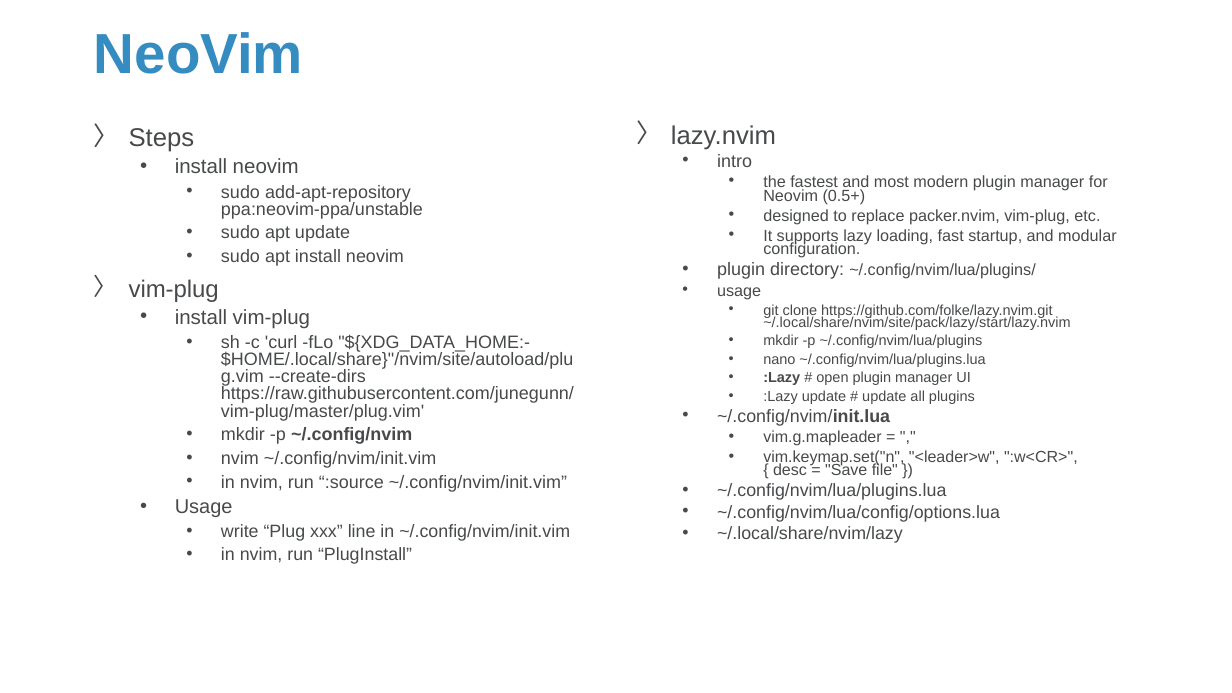
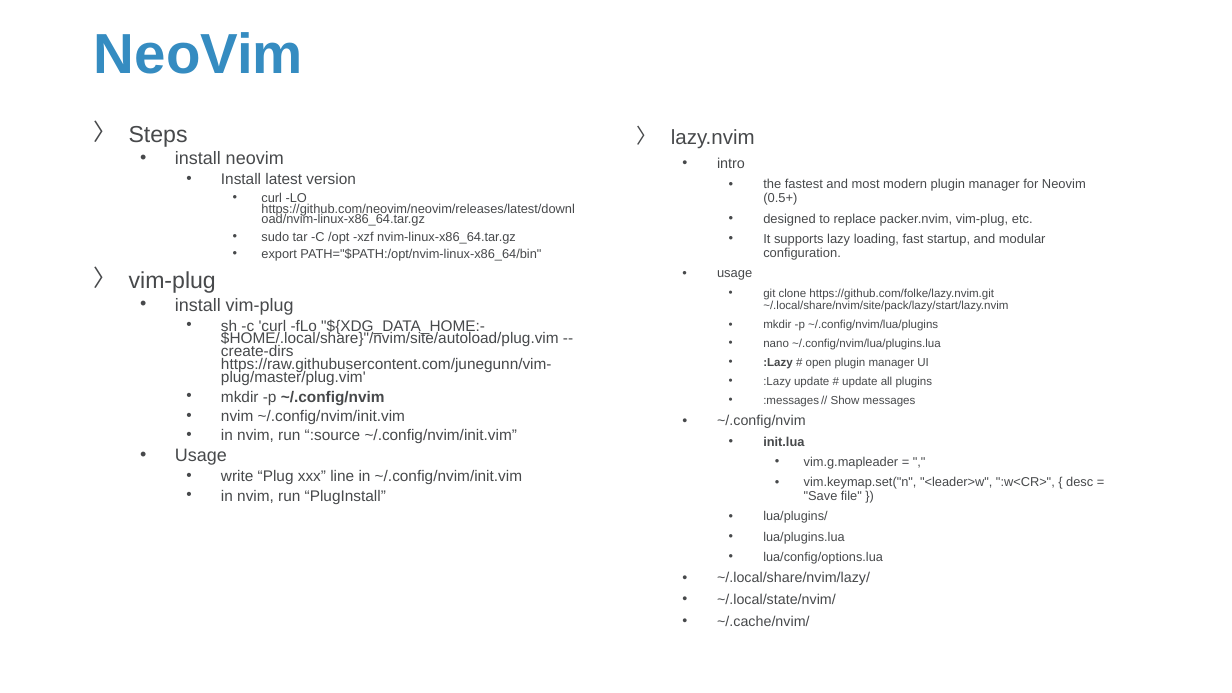
Before and after one commit to Sparks-Lu/TechNotes, a slide deck: slide 37 of Linux/Linux_Notes.pptx (slide 32 before the commit). Drawn at 1232x693 pixels with LibreOffice and Linux fonts; fonts in the diff are those of the drawing; background and template pictures are left out. Boxes give left, top, right and bottom in pixels: in the first picture for what was removed or moved away, otherwise in the second. Text is boxed around its words. In the diff, an @@ line names an element or a change of style, - is before the commit and + after.

```diff
--- a/Linux/Linux_Notes.pptx
+++ b/Linux/Linux_Notes.pptx
@@ text at [129,126,559,504]: size 20 to 18 pt in "Steps"; size 16 to 14 pt in "install neovim", "install vim-plug"; size 18.6 to 18 pt in "vim-plug"; size 14 to 12 pt in "sh -c 'curl -fLo "${XDG_DATA_HOME:-$HOME/.local/share}"/nvim ...", "mkdir -p ~/.config/nvim", "nvim ~/.config/nvim/init.vim", "in nvim, run “:source ~/.config/nvim/init.vim”"; size 15.6 to 14 pt in "Usage"; size 13.9 to 12 pt in "write “Plug xxx” line in ~/.config/nvim/init.vim", "in nvim, run “PlugInstall”"; line spacing 0.8 to 0.7 @@
@@ text at [671,129,1093,500]: size 20 to 16 pt in "lazy.nvim"; size 14 to 11.2 pt in "intro"; size 12.6 to 10.1 pt in "the fastest and most modern plugin manager ...", "designed to replace packer.nvim, vim-plug, etc.", "It supports lazy loading, fast startup, and ...", "usage"; size 11.3 to 9 pt in "git clone https://github.com/folke/lazy.nvim.git ~/.local/sh ...", "mkdir -p ~/.config/nvim/lua/plugins", "nano ~/.config/nvim/lua/plugins.lua", ":Lazy # open plugin manager UI" and 1 more places; size 12.5 to 10 pt in "vim.g.mapleader = ","", "vim.keymap.set("n", "<leader>w", ":w<CR>", { desc = "Save ..."; line spacing 0.7 to 0.9; list level 3 to 4 in "vim.g.mapleader = ",""; list level 3 to 4 in "vim.keymap.set("n", "<leader>w", ":w<CR>", { desc ..." @@
@@ text at [261,192,574,261]: text changed; size 14 to 10 pt @@
-    • sudo add-apt-repository ppa:neovim-ppa/unstable
-    • sudo apt update
-    • sudo apt install neovim
+    • Install latest version
+      • curl -LO https://github.com/neovim/neovim/releases/latest/download/nvim-linux-x86_64.tar.gz
+      • sudo tar -C /opt -xzf nvim-linux-x86_64.tar.gz
+      • export PATH="$PATH:/opt/nvim-linux-x86_64/bin"
@@ text at [717,262,1036,279]: paragraph removed @@
-  • plugin directory: ~/.config/nvim/lua/plugins/
@@ text at [717,395,916,446]: text changed; size 13.9 to 9 pt @@
-  • ~/.config/nvim/init.lua
+    • :messages // Show messages
+  • ~/.config/nvim
+    • init.lua
@@ text at [717,511,883,626]: text changed; size 13.8 to 11.1 pt @@
-  • ~/.config/nvim/lua/plugins.lua
-  • ~/.config/nvim/lua/config/options.lua
-  • ~/.local/share/nvim/lazy
+    • lua/plugins/
+    • lua/plugins.lua
+    • lua/config/options.lua
+  • ~/.local/share/nvim/lazy/
+  • ~/.local/state/nvim/
+  • ~/.cache/nvim/
```
Also in this commit, not shown: 18 other slides changed, 11 slides added, 16 other files.
